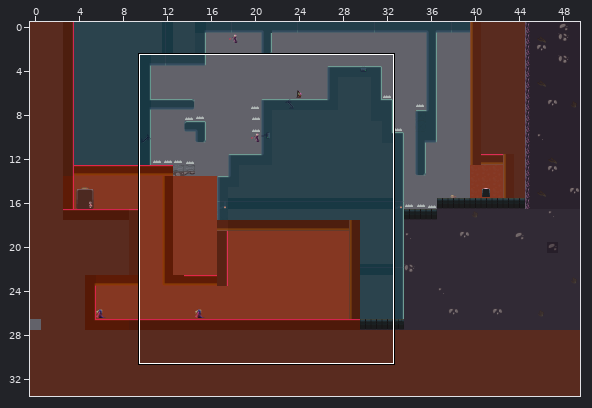
A Tiled map (JSON) gets an edit: Eudaemon/assets/levels/level9.json. Above, an overview of the earlier version with the close-up marked.
Close-up. Before the commit:
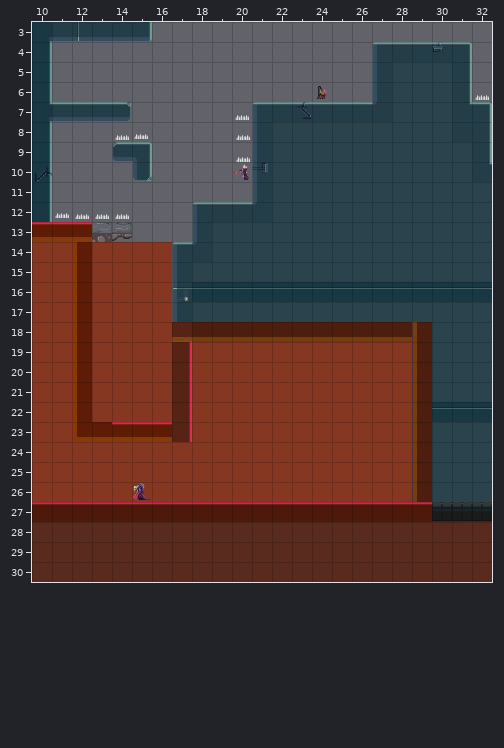
Cells are 32x32 px. Shown: x 10..32, y 3..30.
Once edited:
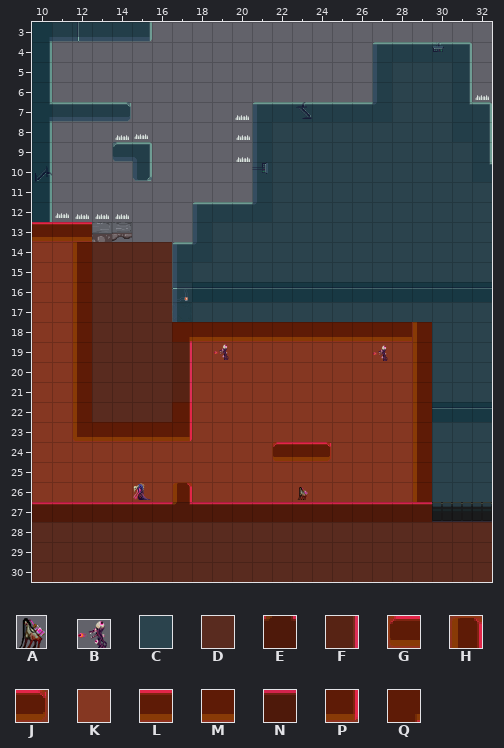
Key: from "Eudaemon Tilleset": A 84 "goombaTrackingGreater", B 85 "projectile", C 169 "MetalPlatformExteriorMid", D 242 "RedMetalPlatformExterior", E 248 "RedMetalPlatformExterior", F 252 "RedMetalPlatformExterior", G 256 "RedMetalPlatformLeftEnd", H 257 "RedMetalPlatformLeftEndV", J 262 "RedMetalPlatformRightEnd", K 278 "RedMetalWallBGA", L 296 "RedMetalPlatformD", M 300 "RedMetalPlatformExterior", N 301 "RedMetalPlatformExterior", P 316 "RedMetalPlatformExterior", Q 326 "RedMetalPlatformExterior".
_ is an empty cell.
Objects are placed by their top-left corner, in cells (3,4 is the top-left corner of cell 3,4); size is 1x1 cell unless given.
See-through tiles are keyed as they look on the map.
Changes in this commit:
Layer "TileLayerBG2":
Tile K gives way to tile D in rows 14 to 22 at x 13 to 16.
Tile C gives way to tile K in row 18 at x 18 to 29; in rows 19 to 26 at x 29.
The edit adds tile K in row 18 at x 17; in row 23 at x 17.
Layer "TileLayerFG":
Tile N gives way to tile E in row 27 at x 17.
The edit adds tile G in row 24 at x 22.
The edit adds tile H in row 26 at x 17.
The edit adds tile J in row 24 at x 24.
The edit adds tile L in row 24 at x 23.
Tile L gives way to tile M in row 23 at x 14 to 16.
Tile F gives way to tile P in row 23 at x 17.
Tile M gives way to tile Q in row 18 at x 17.
Layer "ObjectLayer":
Object B "Projectile" at 20.1,10.1 size 0.8x0.8 becomes B "Projectile" at 19.1,19.1 size 0.8x0.8.
Object A "Fast" at 24.2,6.2 size 0.5x0.7 becomes A "Fast" at 23.3,26.2 size 0.5x0.7.
A new object: B "Projectile" at 27.1,19.1 size 0.8x0.8.
Pixel boxes of the changes (left, top, right, bottom) in both close-ups:
old place: (316, 86, 327, 99)
old place: (234, 164, 249, 180)
changed: (92, 242, 432, 505)
